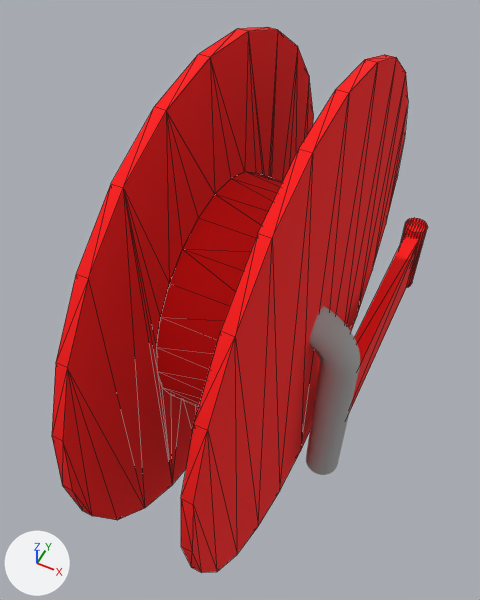
The COLLADA model share/model/WRS2018/resource/FireCabinetHoseReel.dae, before and after one commit.
One viewpoint serves both versions: a camera (50 mm lens) standing at (0.238, -0.156, 0.729) and looking at (0.035, 0.251, 0.22). Lighting does not change. The marker at lower left points along +X, +Y and +Z. Mesh edges are drawn as thin lines on the coarser meshes. Where no turn or scale is listed for an object, it has been applied to the vertices. Vertices at the same position are counted once.

Objects in the first picture: 'group_1', 'group_2', 'group_5', 'group_6'.
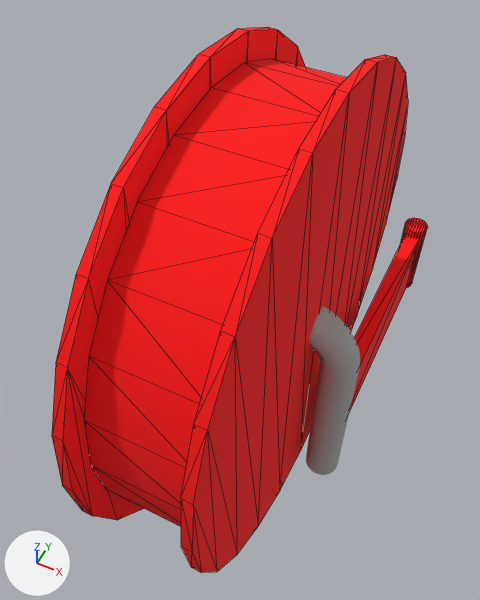
Commit message: Update the WRS2018 fire cabinet model

Diff of the bpy script that builds the scene:
```diff
--- a/share/model/WRS2018/resource/FireCabinetHoseReel.dae.py
+++ b/share/model/WRS2018/resource/FireCabinetHoseReel.dae.py
@@ me_group_5 @@
 # used by ob_group_5; location = (-0.03, 0.0, -0.02)
-me_group_5.from_pydata(...)  # 96 vertices, 188 faces; spans x 0.04..0.15, y 0.0..0.5, z 0.0..0.5
+me_group_5.from_pydata(...)  # 48 vertices, 92 faces; spans x 0.14..0.15, y 0.0..0.5, z 0.0..0.5
+# me_group_5 part 1
+# 48 vertices are removed from x 0.04..0.14, y 0.13..0.37, z 0.13..0.37
+# 122 faces are deleted
+# 26 new faces join them
 me_group_5.materials.append(mat_color_a05)
@@ me_group_6 @@
 # used by ob_group_6; location = (0.01, 0.5, -0.02)
-me_group_6.from_pydata(...)  # 72 vertices, 118 faces; spans x -0.01..0.0, y -0.5..0.0, z 0.0..0.5
+me_group_6.from_pydata(...)  # 48 vertices, 92 faces; spans x -0.01..0.0, y -0.5..0.0, z 0.0..0.5
+# me_group_6 part 2
+# 24 vertices are removed from x 0.0, y -0.37..-0.13, z 0.13..0.37
+# 42 faces are deleted
+# 16 new faces join them
 me_group_6.materials.append(mat_color_a05)
@@ me_sketchup @@
+me_sketchup.from_pydata(...)  # a 24-sided cylinder along x spanning x 0.01..0.11, y 0.025..0.475, z 0.005..0.455
+me_sketchup.materials.append(mat_color_a05)  # red #ff0000
@@ ob_sketchup @@
-ob_sketchup = bpy.data.objects.new('SketchUp', None)
+ob_sketchup = bpy.data.objects.new('SketchUp', me_sketchup)
 ob_sketchup.location = (0.0, 0.0, 0.0)
```

Where the change shows, as pixel boxes (x1, y1, x2, y2) in the pictures (480 x 600 px):
'group_5', reshaped (10% narrower): before (156, 55, 408, 573); after (181, 55, 408, 573)
'group_6', reshaped: before (52, 27, 313, 520); after (52, 27, 305, 520)
'SketchUp', now drawn (red): after (84, 59, 347, 527)
part 1 of me_group_5, cut back (red): before (156, 172, 282, 407)
part 2 of me_group_6, cut back: before (111, 30, 278, 485); after (111, 30, 278, 222)
